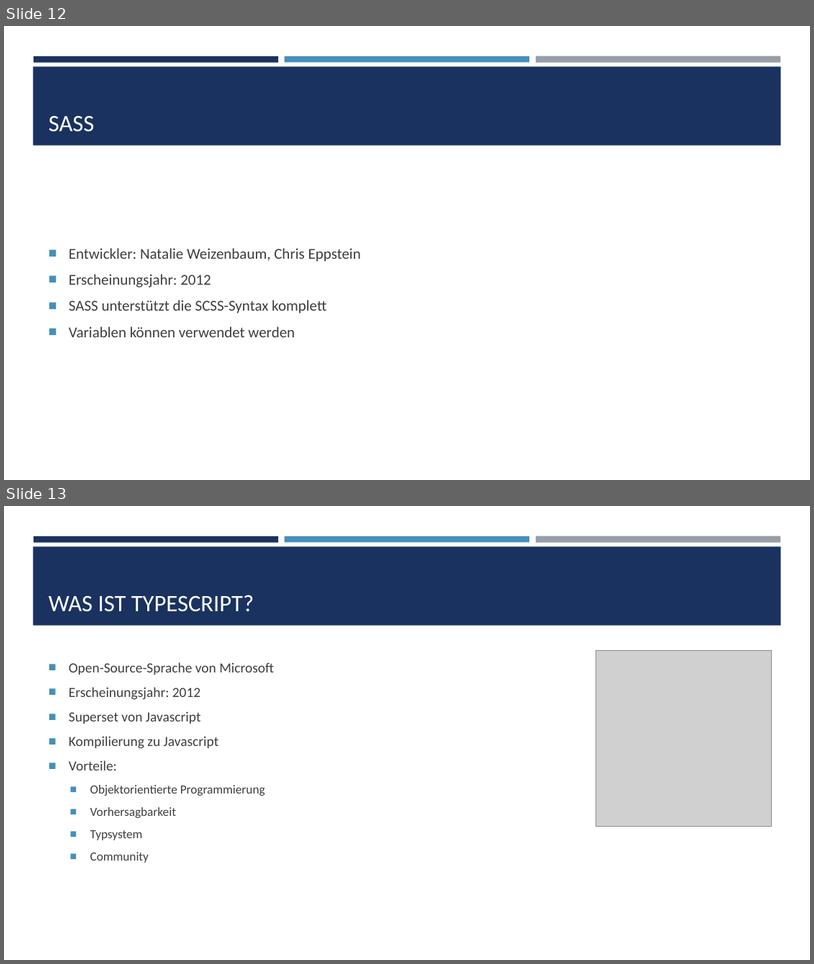
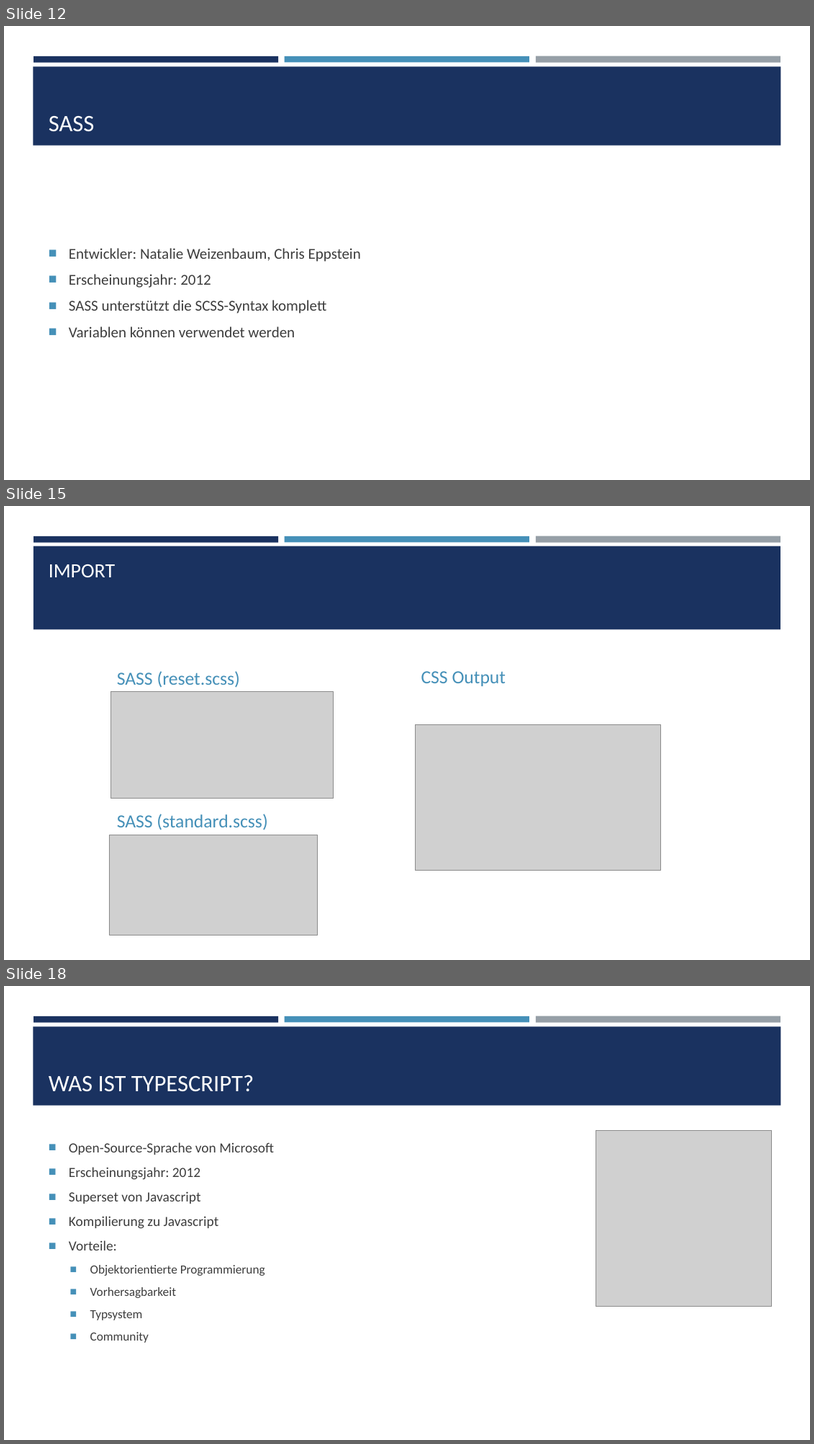
Before and after one commit to Stjeopka/NFT-Shop, a slide deck: NFT-Shop.pptx. Shown one above the other, each under a label of ours: slides 12 and 13 before the commit, slides 12, 15 and 18 after it; the slides between them are not shown. The pictures are 814x964 and 814x1444 pixels, drawn with LibreOffice and Linux fonts; fonts in the diff are those of the drawing; grey boxes stand for pictures. Boxes give left, top, right and bottom in pixels: in the first picture for what was removed or moved away, otherwise in the second. Text is boxed around its words. In the diff, an @@ line names an element or a change of style, - is before the commit and + after.

```diff
--- a/NFT-Shop.pptx
+++ b/NFT-Shop.pptx
@@ slide 15 added at box(4, 506, 810, 960), background #FFFFFF; not listed: 3 template elements that a slide beside it also shows @@
@@ rectangle added at box(34, 546, 782, 629), fill #1A3260 @@
@@ title added at box(49, 564, 116, 577), 24 pt, text #FFFFFF @@
+IMPORT
@@ text added at box(117, 671, 240, 687), 22 pt, text #4590B8 @@
+SASS (reset.scss)
@@ text added at box(422, 671, 506, 686), 22 pt, text #4590B8 @@
+CSS Output
@@ picture added at box(111, 692, 334, 798) @@
@@ picture added at box(415, 724, 661, 870) @@
@@ text added at box(117, 813, 268, 830), 22 pt, text #4590B8 @@
+SASS (standard.scss)
@@ picture added at box(109, 834, 318, 935) @@
@@ what was slide 13 is now slide 18 @@
```
Also in this commit, not shown: 5 other slides added.
